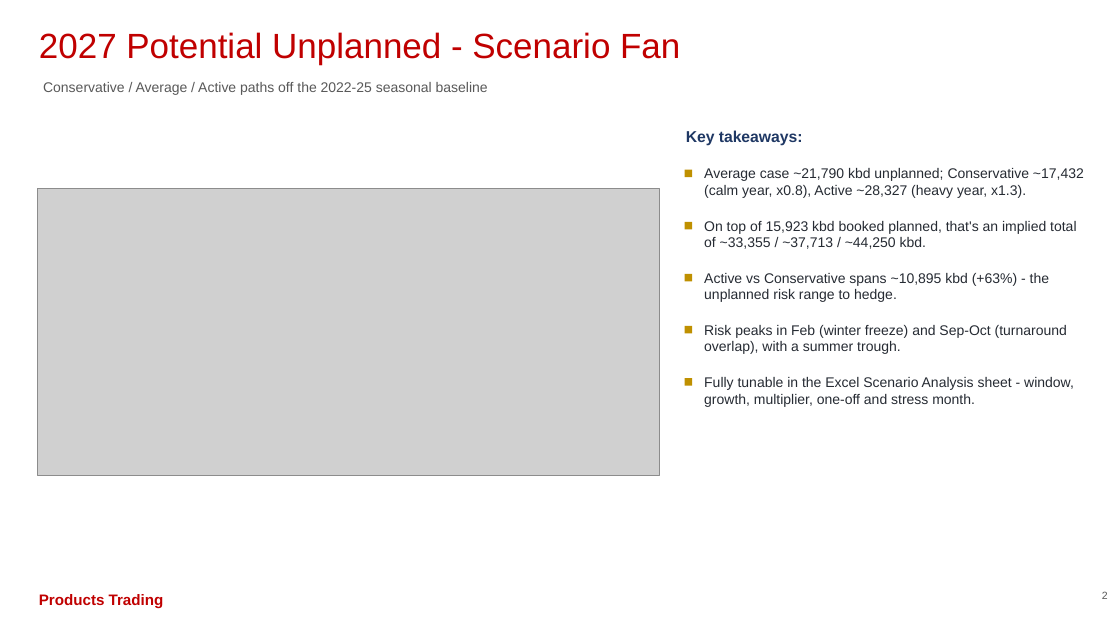
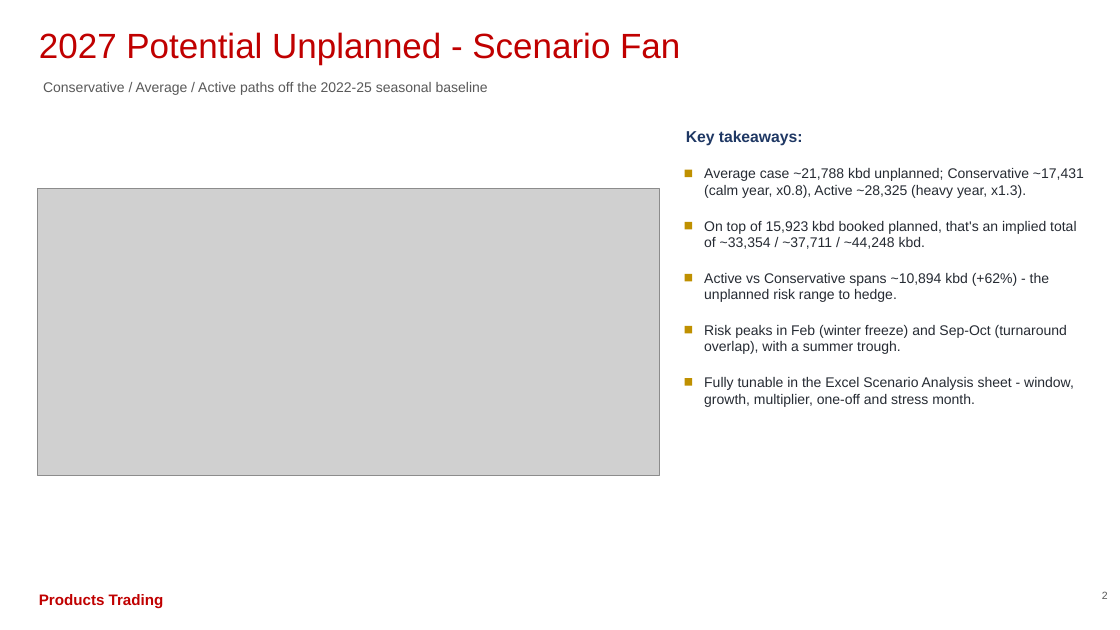
Before and after one commit to HoldenCole/Outages-script, a slide deck: slide 3 of output/outage_deck.pptx. Drawn at 1120x630 pixels with LibreOffice and Linux fonts; fonts in the diff are those of the drawing; grey boxes stand for pictures. Boxes give left, top, right and bottom in pixels: in the first picture for what was removed or moved away, otherwise in the second. Text is boxed around its words. In the diff, an @@ line names an element or a change of style, - is before the commit and + after.

```diff
--- a/output/outage_deck.pptx
+++ b/output/outage_deck.pptx
@@ text at bbox=[704, 168, 1084, 198]: text changed @@
-Average case ~21,790 kbd unplanned; Conservative ~17,432 (calm year, x0.8), Active ~28,327 (heavy year, x1.3).
+Average case ~21,788 kbd unplanned; Conservative ~17,431 (calm year, x0.8), Active ~28,325 (heavy year, x1.3).
@@ text at bbox=[704, 221, 1076, 249]: text changed @@
-On top of 15,923 kbd booked planned, that's an implied total of ~33,355 / ~37,713 / ~44,250 kbd.
+On top of 15,923 kbd booked planned, that's an implied total of ~33,354 / ~37,711 / ~44,248 kbd.
@@ text at bbox=[704, 273, 1049, 302]: text changed @@
-Active vs Conservative spans ~10,895 kbd (+63%) - the unplanned risk range to hedge.
+Active vs Conservative spans ~10,894 kbd (+62%) - the unplanned risk range to hedge.
```
Also in this commit, not shown: 1 other slide changed, 13 other files.
